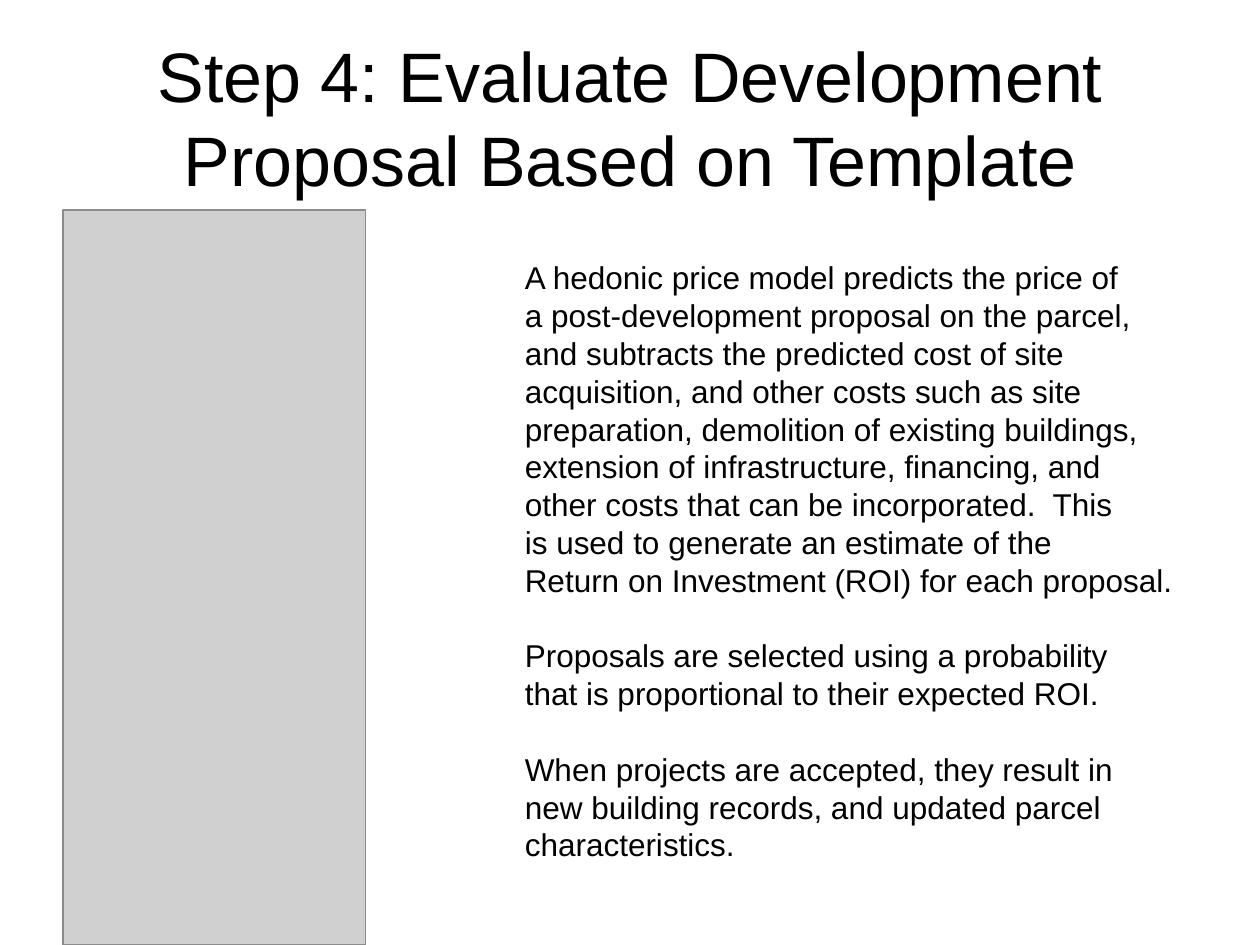
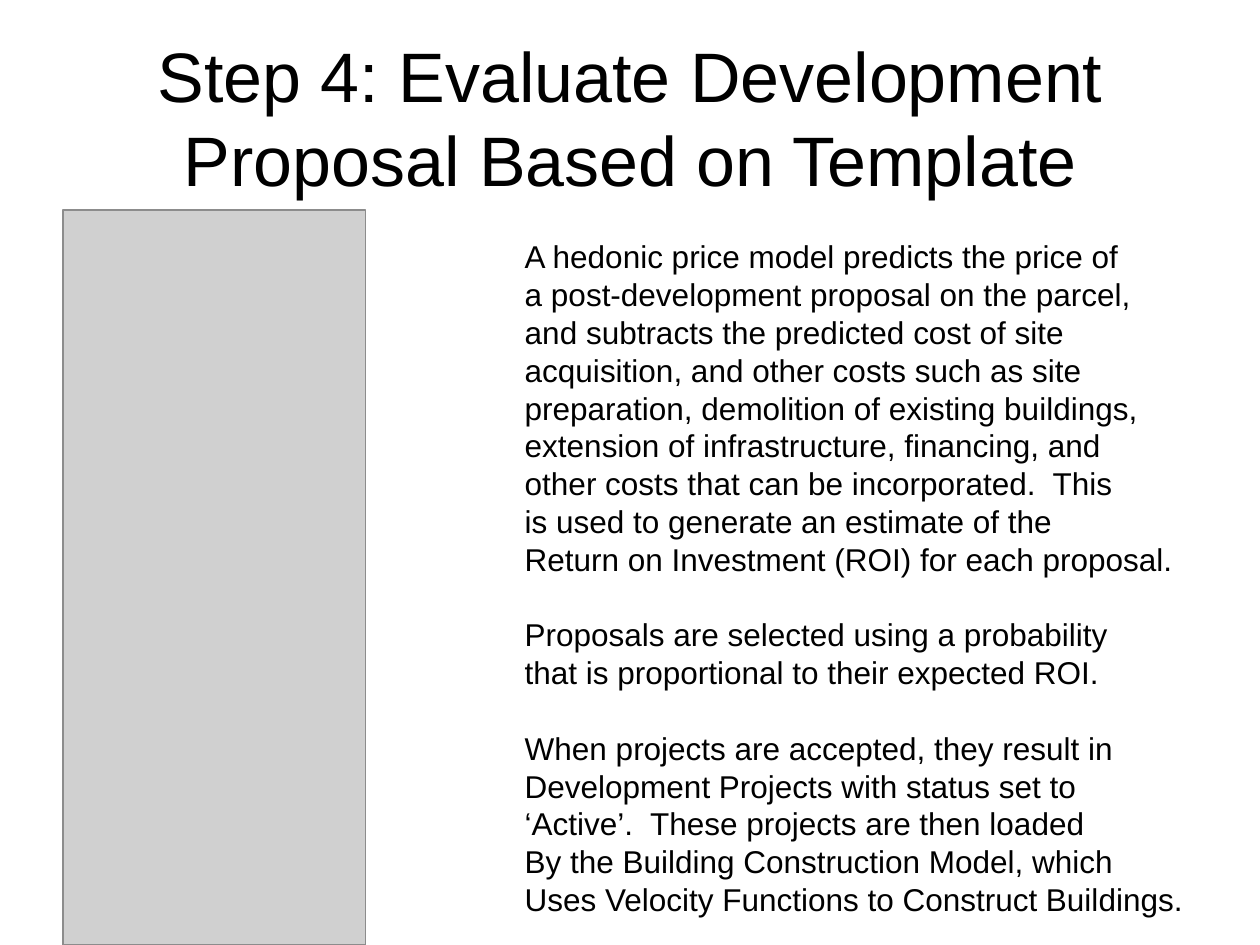
Before and after one commit to psrc/urbansim, a slide deck: slide 19 of az_smart/datamodel/AZ-SMART_model_process.ppt (slide 11 before the commit). Drawn at 1260x945 pixels with LibreOffice and Linux fonts; fonts in the diff are those of the drawing; grey boxes stand for pictures. Boxes give left, top, right and bottom in pixels: in the first picture for what was removed or moved away, otherwise in the second. Text is boxed around its words. In the diff, an @@ line names an element or a change of style, - is before the commit and + after.

```diff
--- a/az_smart/datamodel/AZ-SMART_model_process.ppt
+++ b/az_smart/datamodel/AZ-SMART_model_process.ppt
@@ text "A hedonic price model predicts ...": place and size @@
-text "A hedonic price model predicts ..." at bbox=[525, 266, 1173, 857]
+text "A hedonic price model predicts ..." at bbox=[525, 245, 1183, 917]
@@ text at bbox=[525, 775, 1183, 917]: text changed @@
-new building records, and updated parcel
-characteristics.
+Development Projects with status set to
+‘Active’. These projects are then loaded
+By the Building Construction Model, which
+Uses Velocity Functions to Construct Buildings.
```
Also in this commit, not shown: 9 slides added.
